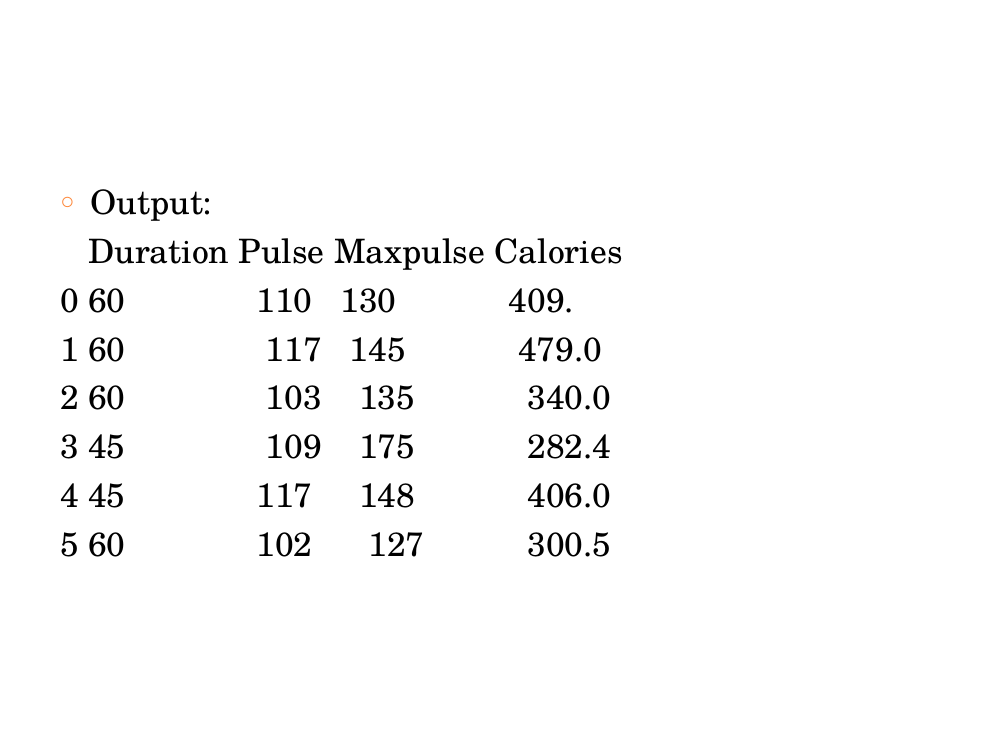
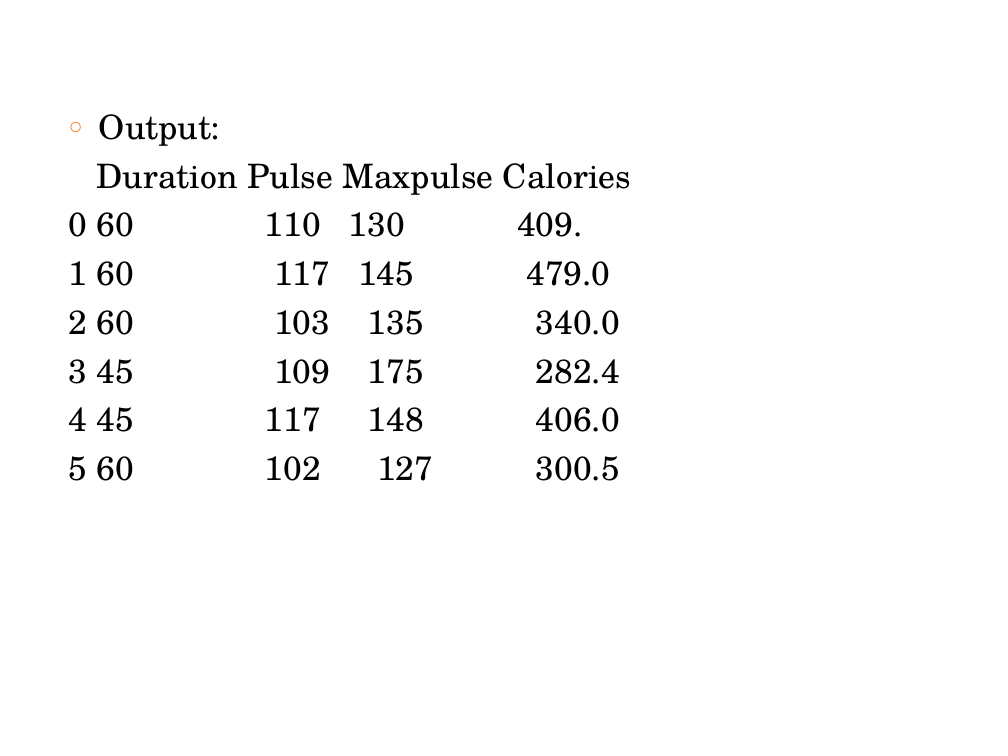
Before and after one commit to keonicsx/Code_Storage, a slide deck: slide 41 of ppt_m4/Module 4.pptx. Drawn at 1008x756 pixels with LibreOffice and Linux fonts; fonts in the diff are those of the drawing. Boxes give left, top, right and bottom in pixels: in the first picture for what was removed or moved away, otherwise in the second. Text is boxed around its words. In the diff, an @@ line names an element or a change of style, - is before the commit and + after.

```diff
--- a/ppt_m4/Module 4.pptx
+++ b/ppt_m4/Module 4.pptx
@@ text "Output:" moved from (x1=60, y1=189, x2=623, y2=557) to (x1=69, y1=114, x2=631, y2=481) @@
```
Also in this commit, not shown: 16 other slides changed, 1 slide added, 3 slides removed, 3 other files.
